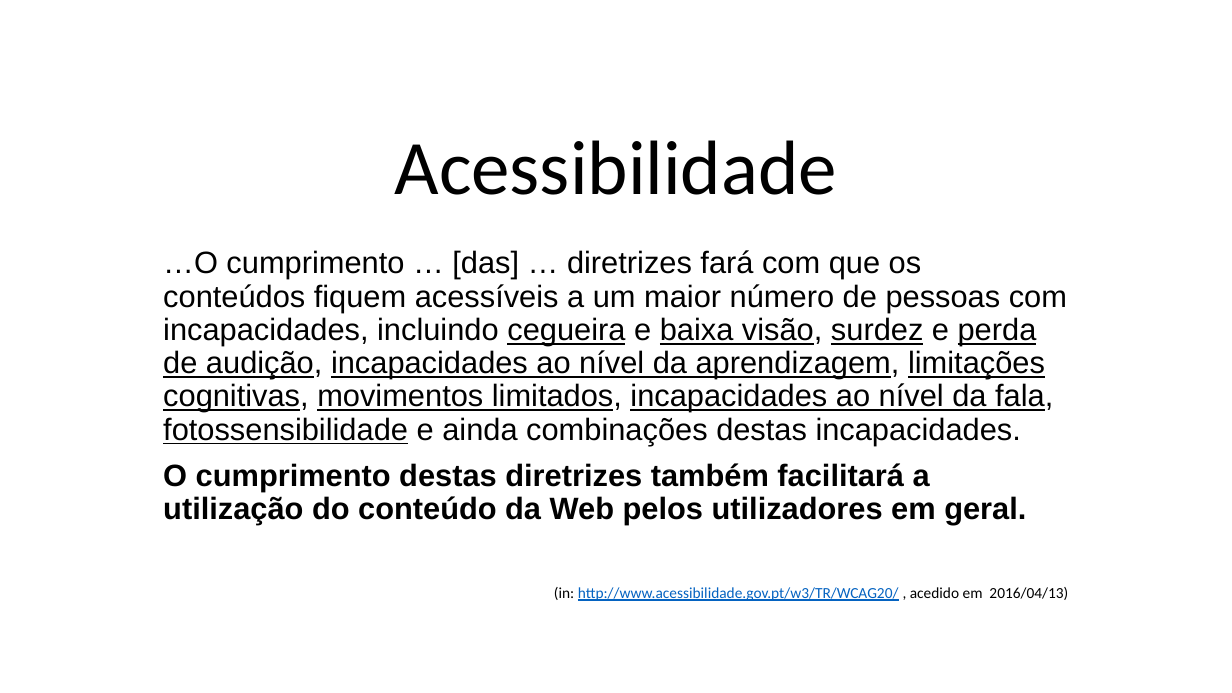
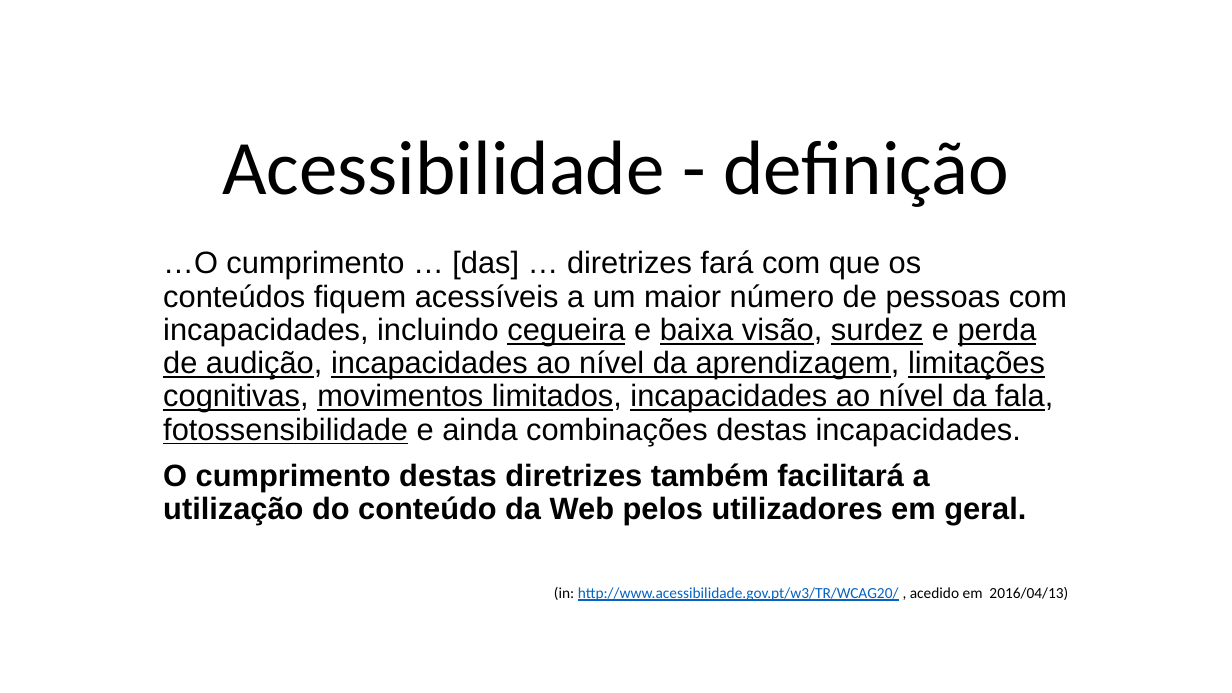
Before and after one commit to aborba/tertulias-nodejs, a slide deck: slide 2 of docs/Accessibility a22908.pptx (slide 1 before the commit). Drawn at 1232x693 pixels with LibreOffice and Linux fonts; fonts in the diff are those of the drawing. Boxes give left, top, right and bottom in pixels: in the first picture for what was removed or moved away, otherwise in the second. Text is boxed around its words. In the diff, an @@ line names an element or a change of style, - is before the commit and + after.

```diff
--- a/docs/Accessibility a22908.pptx
+++ b/docs/Accessibility a22908.pptx
@@ title at <box>222,140,1009,207</box>: text changed @@
-Acessibilidade
+Acessibilidade - definição
```
Also in this commit, not shown: 3 other slides changed, 4 slides added, 3 slides removed, 1 other file.
